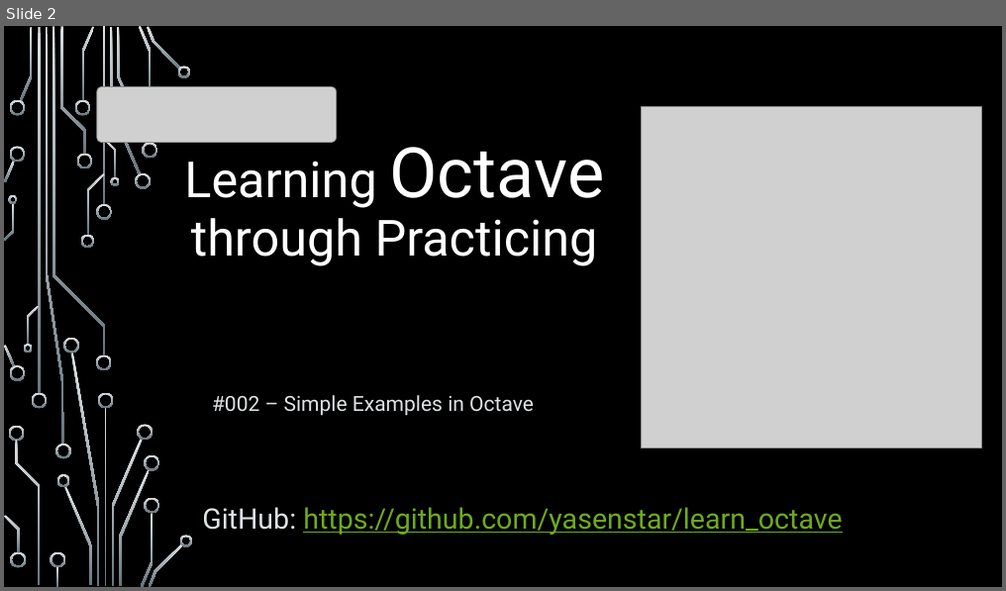
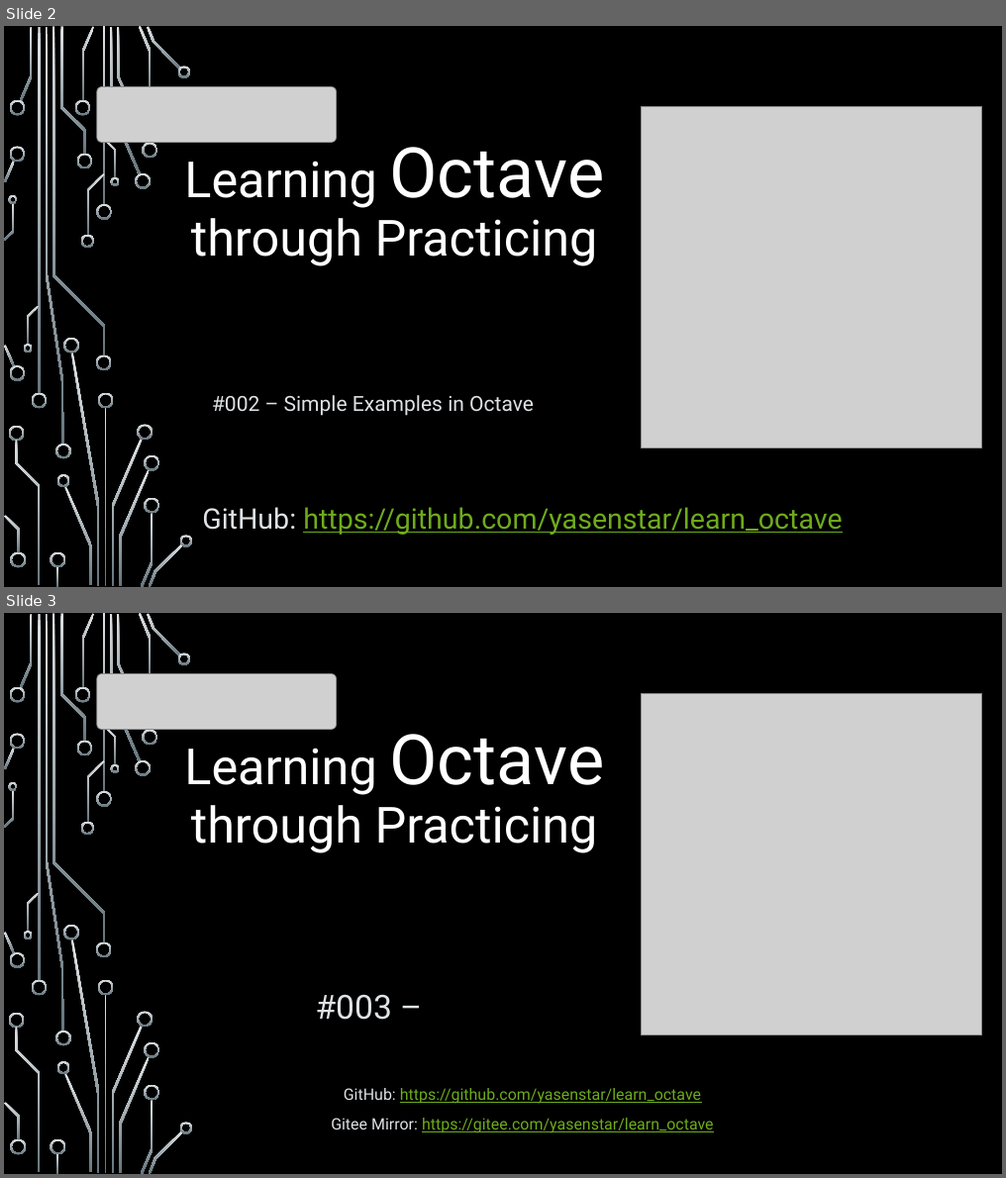
Before and after one commit to yasenstar/learn_octave, a slide deck: Learning Octave through Practicing.pptx. Shown one above the other, each under a label of ours: slide 2 before the commit, slides 2 and 3 after it. The pictures are 1006x591 and 1006x1178 pixels, drawn with LibreOffice and Linux fonts; fonts in the diff are those of the drawing; grey boxes stand for pictures; background and template pictures are left out. Boxes give left, top, right and bottom in pixels: in the first picture for what was removed or moved away, otherwise in the second. Text is boxed around its words. In the diff, an @@ line names an element or a change of style, - is before the commit and + after.

```diff
--- a/Learning Octave through Practicing.pptx
+++ b/Learning Octave through Practicing.pptx
@@ slide 3 added at bbox=[4, 613, 1002, 1174], background picture (left out); not listed: 53 template elements that a slide beside it also shows @@
@@ picture added at bbox=[97, 673, 337, 729] @@
@@ picture added at bbox=[642, 693, 982, 1035] @@
@@ title added at bbox=[184, 734, 605, 854], 48 pt, text #FFFFFF @@
+Learning Octave through Practicing
@@ subtitle added at bbox=[316, 994, 392, 1020], 32 pt, text #DFE3E5 @@
+#003 –
@@ text added at bbox=[331, 1088, 714, 1134], 15.2 pt, text #6EAC1C, underline @@
+GitHub: https://github.com/yasenstar/learn_octave
+Gitee Mirror: https://gitee.com/yasenstar/learn_octave
```
Also in this commit, not shown: 1 other file.
